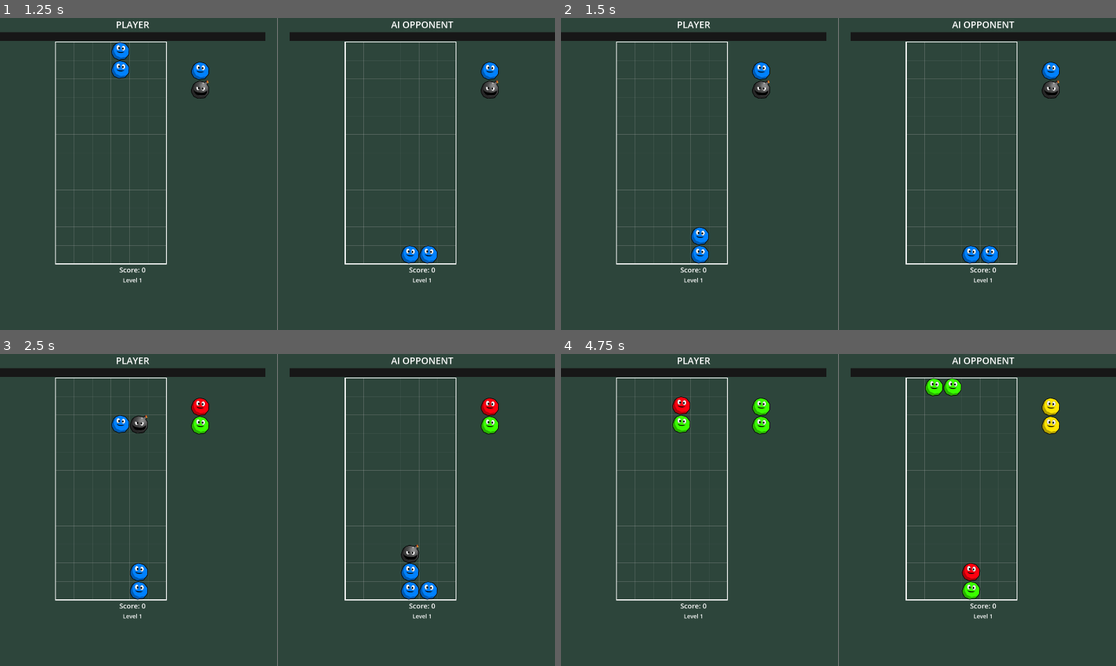
Above: before the commit, frames 1-4 (two rows, left to right).
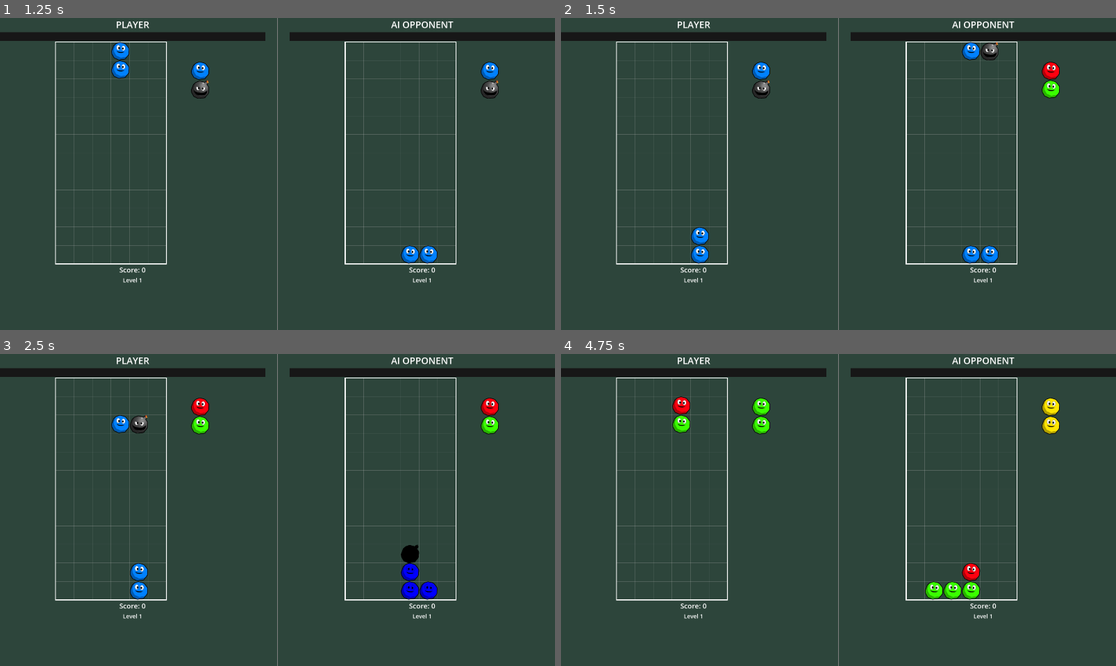
Above: after the commit, the same moments.

Repository: csmallfield/PuyoPuyo
Game: Godot game, scene res://scenes/MainMenu.tscn
Two runs of this game, one before a commit and one after it. Both use one fixed random seed, a clock stepped at 60 frames per second and the inputs below. The engine's default icon, where the game draws it, is replaced by a stand-in: a white triangle on a blue panel in a dark square.
Inputs:
- Up to frame 1 (1.25 s): click "VS Computer" at 0.5 s
- Up to frame 2 (1.5 s): hold Right (move_right) from 1.28 s (still down); hold Space (fast_drop) from 1.28 s (still down)
- Up to frame 3 (2.5 s): release Right (move_right) at 2.03 s; release Space (fast_drop) at 2.03 s; hold Down (move_down) from 2.03 s (still down); tap Up (rotate_piece) at 2.1 s
- Up to frame 4 (4.75 s): release Down (move_down) at 2.78 s; hold Space (fast_drop) 2.78-3.53 s; hold Right (move_right) 2.78-4.28 s; tap Up (rotate_piece) at 3.6 s; hold Left (move_left) from 4.28 s (still down); hold Space (fast_drop) from 4.28 s (still down)

Frame 1 is identical in both runs. In frame 2, 0.6% of the frame differs, in the area x 72-90%, y 7-26%; in frame 3, 0.5%; in frame 4, 0.6%, in the area x 65-73%, y 7-79%.

Commit message:
better balanced AI levels
still need to expose the AI level choice in the game

Diff:
--- a/puyopuyo_prototype/scripts/AIController.gd
+++ b/puyopuyo_prototype/scripts/AIController.gd
@@ -92,8 +92,8 @@
 	weight_height_penalty = 10.0
 	weight_random_variety = 10.0
 
-	move_delay = 0.5
-	move_animation_speed = 0.15
+	move_delay = 2
+	move_animation_speed = 1
 
 func configure_level_1():
 	"""Color-aware AI with grouping strategy"""
@@ -114,8 +114,8 @@
 	weight_center_preference = 5.0
 	weight_random_variety = 10.0
 
-	move_delay = 0.7
-	move_animation_speed = 0.15
+	move_delay = 1.5
+	move_animation_speed = 0.75
 
 func configure_level_2():
 	"""Chain-aware AI with lookahead"""
@@ -138,8 +138,8 @@
 	weight_random_variety = 2.0
 
 	# Slightly faster
-	move_delay = 0.3
-	move_animation_speed = 0.08
+	move_delay = 0.75
+	move_animation_speed = 0.3
 
 func configure_level_3():
 	"""Advanced strategic AI with defensive play"""
@@ -151,9 +151,9 @@
 
 	# Maximum strategic weights
 	weight_color_adjacency = 80.0
-	weight_group_of_three = 500.0
+	weight_group_of_three = 400.0
 	weight_group_of_two = 120.0
-	weight_height_penalty = 5.0  # Less height-averse (more aggressive)
+	weight_height_penalty = 1.0  # Less height-averse (more aggressive)
 	weight_height_variance = 15.0  # Less worried about variance
 	weight_center_preference = 10.0
 	weight_random_variety = 0.5  # Minimal randomness
--- a/puyopuyo_prototype/scripts/VSMode.gd
+++ b/puyopuyo_prototype/scripts/VSMode.gd
@@ -43,7 +43,7 @@
 var meter_flash_duration = 0.5
 
 # AI difficulty setting
-var ai_difficulty_level = AIController.Difficulty.LEVEL_2
+var ai_difficulty_level = AIController.Difficulty.LEVEL_3
 
 const Grid = preload("res://scenes/Grid.tscn")
 const AIController = preload("res://scripts/AIController.gd")
